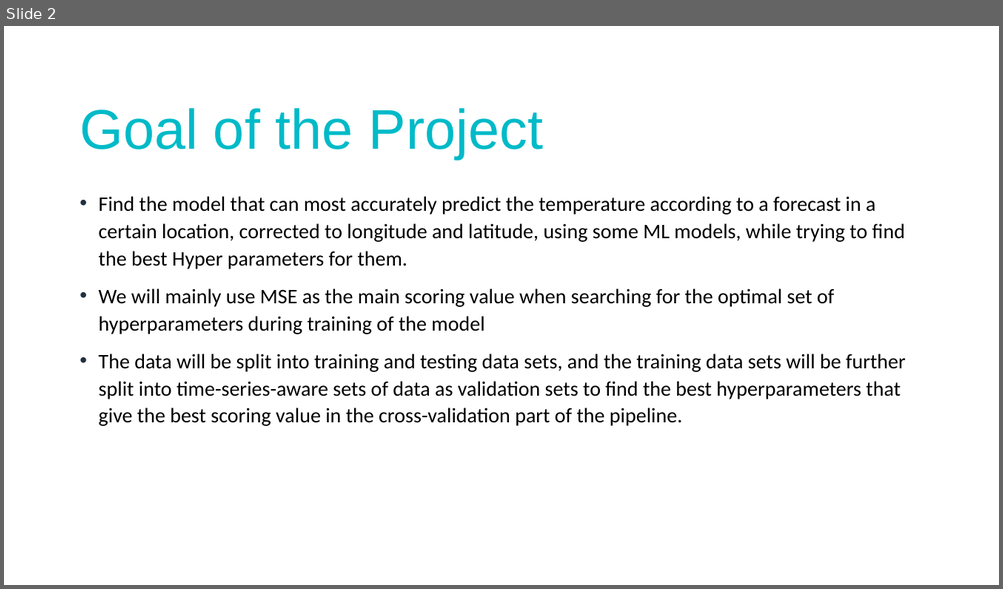
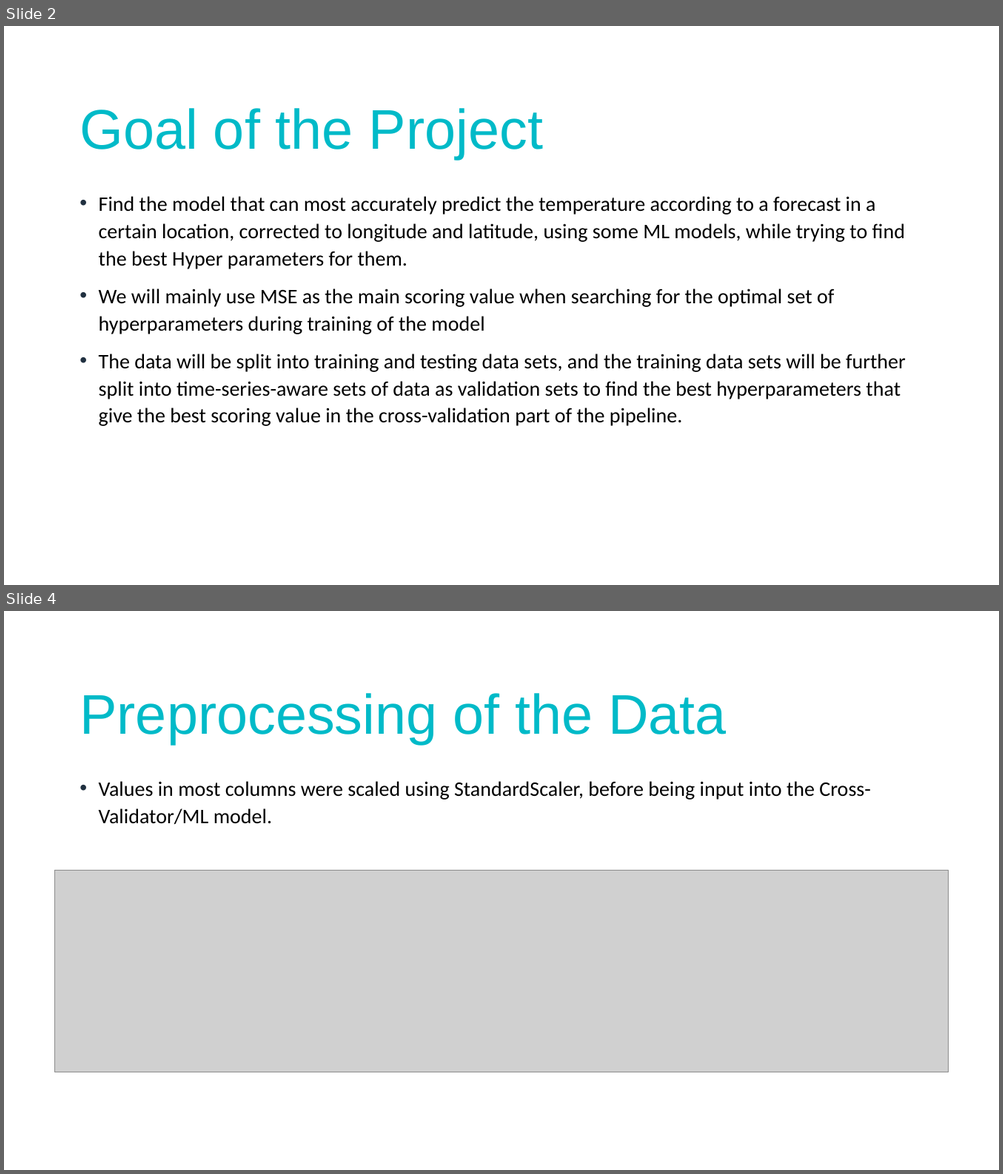
Before and after one commit to amajdalawi/TAIProject, a slide deck: Weather Forecasting Project.pptx. Shown one above the other, each under a label of ours: slide 2 before the commit, slides 2 and 4 after it; the slides between them are not shown. The pictures are 1003x589 and 1003x1174 pixels, drawn with LibreOffice and Linux fonts; fonts in the diff are those of the drawing; grey boxes stand for pictures. Boxes give left, top, right and bottom in pixels: in the first picture for what was removed or moved away, otherwise in the second. Text is boxed around its words. In the diff, an @@ line names an element or a change of style, - is before the commit and + after.

```diff
--- a/Weather Forecasting Project.pptx
+++ b/Weather Forecasting Project.pptx
@@ slide 4 added at (4, 611, 999, 1170), background #FFFFFF @@
@@ title added at (79, 693, 726, 744), 54 pt, text gradient #00BAC8 to #203040 @@
+Preprocessing of the Data
@@ text added at (99, 781, 871, 825), 20 pt, text #000000 @@
+• Values in most columns were scaled using StandardScaler, before being input into the Cross-Validator/ML model.
@@ picture added at (55, 871, 948, 1072) @@
```
Also in this commit, not shown: 2 slides changed, 3 other slides added, 1 other file.
